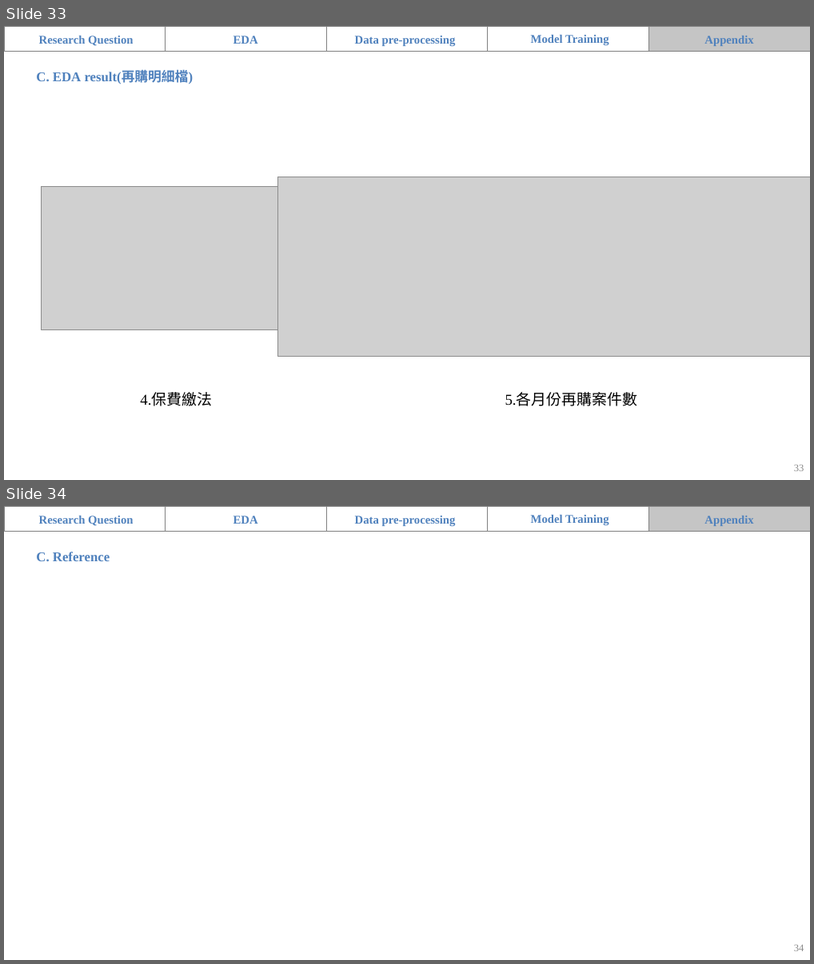
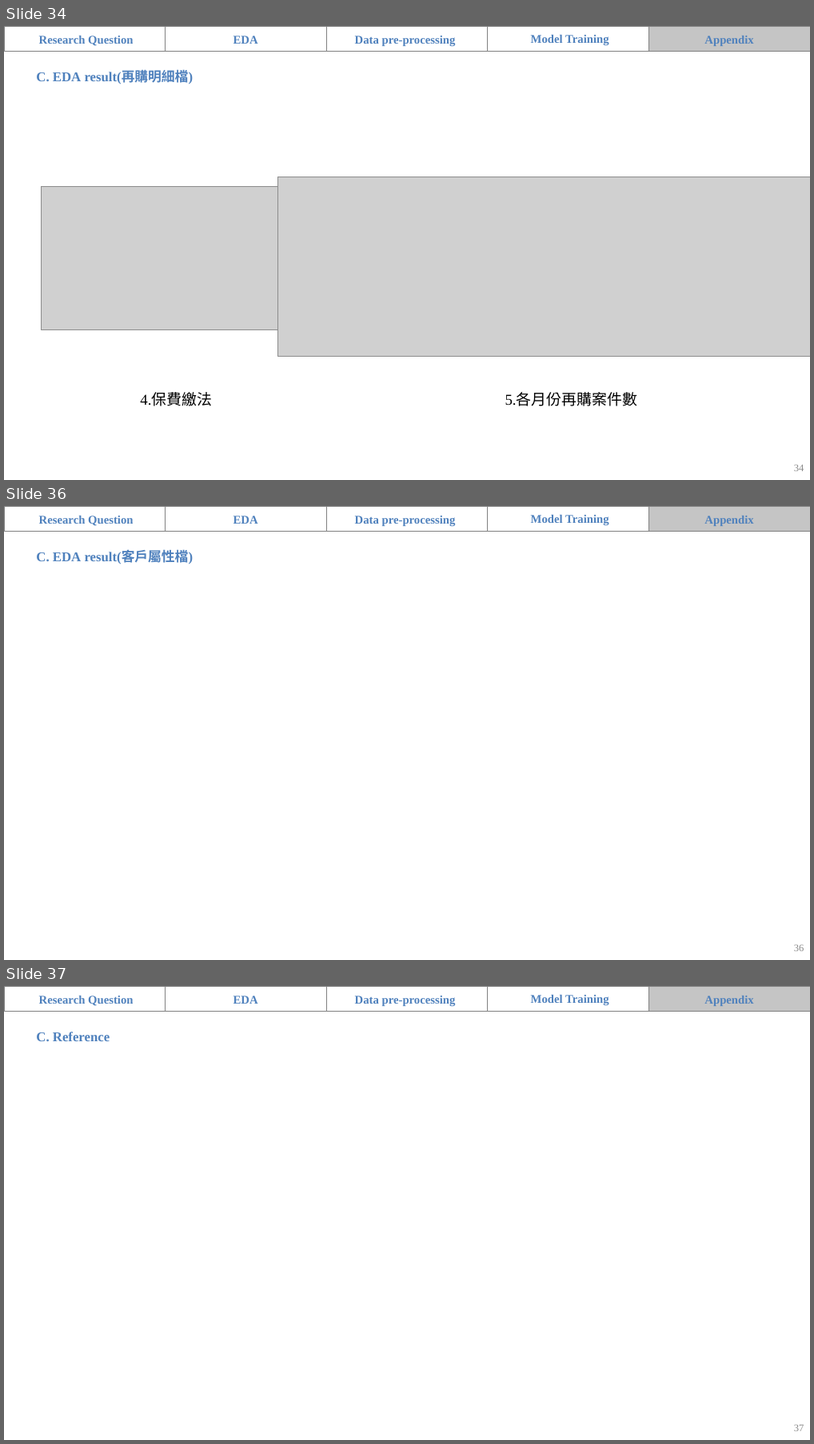
Before and after one commit to teemoteemo0318/nanshan, a slide deck: 南山_題目一_組別二.pptx. Shown one above the other, each under a label of ours: slides 33 and 34 before the commit, slides 34, 36 and 37 after it; the slides between them are not shown. The pictures are 814x964 and 814x1444 pixels, drawn with LibreOffice and Linux fonts; fonts in the diff are those of the drawing; grey boxes stand for pictures; background and template pictures are left out. Boxes give left, top, right and bottom in pixels: in the first picture for what was removed or moved away, otherwise in the second. Text is boxed around its words. In the diff, an @@ line names an element or a change of style, - is before the commit and + after.

Commit message:
0622

```diff
--- a/南山_題目一_組別二.pptx
+++ b/南山_題目一_組別二.pptx
@@ slide 36 added at <box>4,506,810,960</box>, background picture (left out) @@
@@ rectangle added at <box>4,506,810,532</box>, fill #FFFFFF, outline #FFFFFF 2 pt @@
@@ rectangle added at <box>4,506,166,532</box>, fill #FFFFFF, outline #808080 0.75 pt @@
@@ text added at <box>39,516,133,526</box>, 14 pt, text #4F81BD, bold @@
+Research Question
@@ rectangle added at <box>166,506,327,532</box>, fill #FFFFFF at 30% opacity, outline #808080 0.75 pt @@
@@ text added at <box>234,516,258,524</box>, 14 pt, text #4F81BD, bold @@
+EDA
@@ rectangle added at <box>326,506,488,532</box>, fill #FFFFFF at 30% opacity, outline #808080 0.75 pt @@
@@ text added at <box>355,516,456,526</box>, 14 pt, text #4F81BD, bold @@
+Data pre-processing
@@ rectangle added at <box>488,506,650,532</box>, fill #FFFFFF at 30% opacity, outline #808080 0.75 pt @@
@@ text added at <box>531,515,610,525</box>, 14 pt, text #4F81BD, bold @@
+Model Training
@@ rectangle added at <box>650,506,810,532</box>, fill #404040 at 30% opacity, outline #808080 0.75 pt @@
@@ text added at <box>705,516,754,526</box>, 14 pt, text #4F81BD, bold @@
+Appendix
@@ text added at <box>36,551,194,564</box>, 16 pt, text #4F81BD, bold @@
+C. EDA result(客戶屬性檔)
@@ page number added at <box>794,944,805,951</box>, 12 pt, text #8C8C8C @@
+36
@@ what was slide 33 is now slide 34 @@
@@ page number at <box>794,464,805,471</box>: text changed @@
-33
+34
@@ what was slide 34 is now slide 37 @@
@@ page number at <box>794,1424,805,1431</box>: text changed @@
-34
+37
```
Also in this commit, not shown: 2 other slides added.
